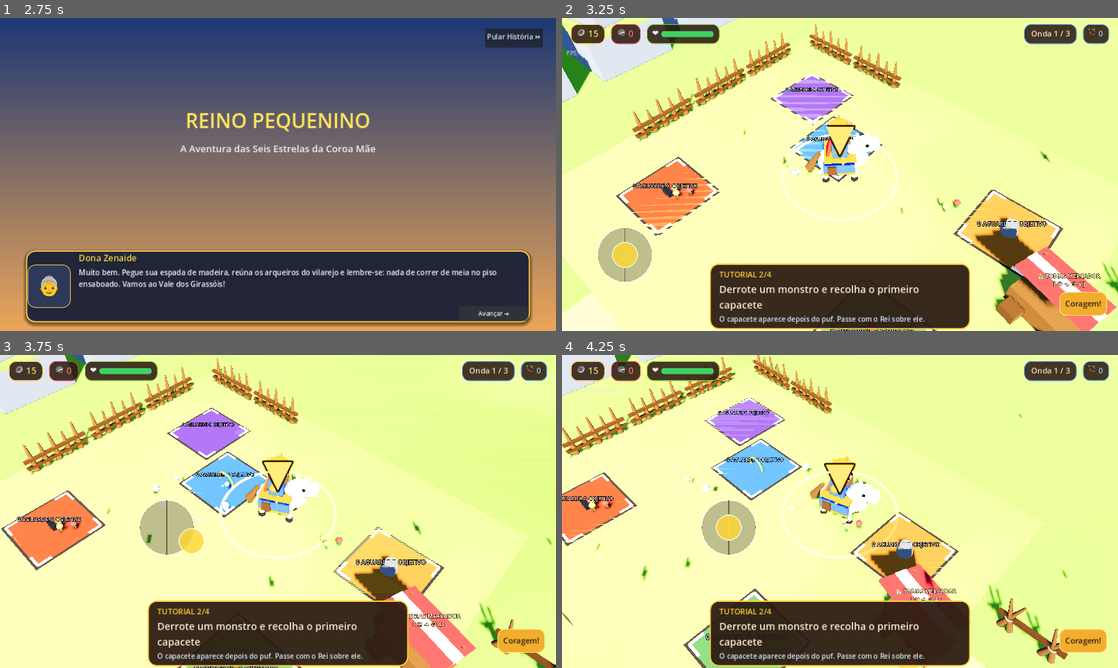
Above: before the commit, frames 1-4 (two rows, left to right).
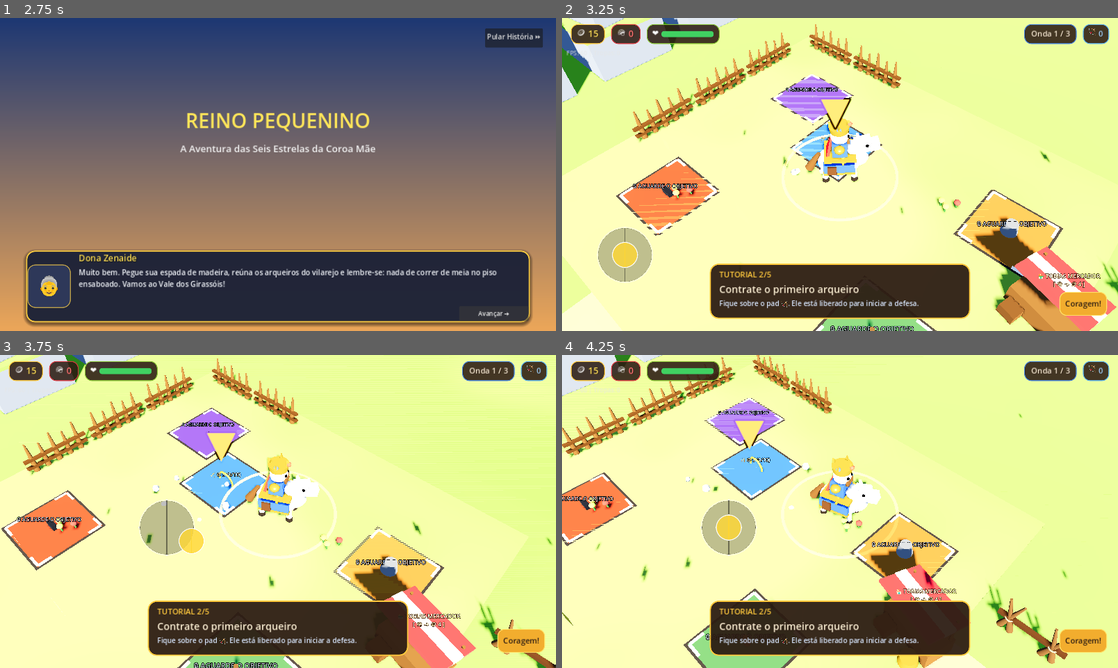
Above: after the commit, the same moments.

Repository: JonathasHenrique/reino-pequenino
Game: Godot game, scene res://scenes/ui/MainMenu.tscn
Two runs of this game, one before a commit and one after it. Both use one fixed random seed, a clock stepped at 60 frames per second and the inputs below.
Inputs (mouse positions are in pixels of both pictures, inside the frame that each line leads up to):
- Up to frame 1 (2.75 s): click "⚔️ Iniciar Jornada" at 0.5 s; click "Pular História ⏩" at 1.25 s; click "Avançar ➔" at 2 s
- Up to frame 2 (3.25 s): tap Enter at 2.75 s; move the mouse to (962, 158) at 2.77 s; hold Right (ui_right) from 2.78 s (still down); click (962, 158) at 2.92 s; tap Space at 3.02 s
- Up to frame 3 (3.75 s): release Right (ui_right) at 3.5 s; drag from (166, 527) to (250, 574) at 3.52 s
- Up to frame 4 (4.25 s): no input

Frame 1 is identical in both runs. In frame 2, 3.5% of the frame differs, in the area x 26-74%, y 25-100%; in frame 3, 3.6%; in frame 4, 3.6%, in the area x 26-74%, y 20-100%.
Error in both runs: Cannot call method 'set_input_as_handled' on a null value. (res://scripts/ui/DialogueBox.gd:53)

Commit message:
fix: liberar ataque inicial no tutorial da fase 1

Diff:
--- a/scripts/ui/StageTutorial.gd
+++ b/scripts/ui/StageTutorial.gd
@@ -48,13 +48,16 @@
 			if king.global_position.distance_to(start_position) >= 1.0:
 				_set_step(1)
 		1:
-			if GameState.stage_spoils > 0:
+			if GameState.active_troops.size() > 0:
 				_set_step(2)
 		2:
-			if GameState.stage_spoils == 0 and GameState.stage_coins > coins_before_sale:
+			if GameState.stage_spoils > 0:
 				_set_step(3)
 		3:
-			if GameState.active_troops.size() > 0:
+			if GameState.stage_spoils == 0 and GameState.stage_coins > coins_before_sale:
+				_set_step(4)
+		4:
+			if get_tree().get_nodes_in_group("palisades").size() > 0:
 				_finish_tutorial()
 
 func _build_ui() -> void:
@@ -128,25 +131,31 @@
 	step = next_step
 	match step:
 		0:
-			step_label.text = "TUTORIAL 1/4"
+			step_label.text = "TUTORIAL 1/5"
 			objective_label.text = "Mova o Rei pelo acampamento"
 			hint_label.text = "Arraste o joystick. Primeiro aprenda a conduzir Teodoro."
 		1:
+			_set_pad_locks(false, pads[0] if not pads.is_empty() else null)
+			step_label.text = "TUTORIAL 2/5"
+			objective_label.text = "Contrate o primeiro arqueiro"
+			hint_label.text = "Fique sobre o pad 🏹. Ele está liberado para iniciar a defesa."
+		2:
+			_set_pad_locks(true)
 			if wave_manager:
 				wave_manager.tutorial_hold = false
-			step_label.text = "TUTORIAL 2/4"
+			step_label.text = "TUTORIAL 3/5"
 			objective_label.text = "Derrote um monstro e recolha o primeiro capacete"
 			hint_label.text = "O capacete aparece depois do puf. Passe com o Rei sobre ele."
-		2:
+		3:
 			coins_before_sale = GameState.stage_coins
-			step_label.text = "TUTORIAL 3/4"
+			step_label.text = "TUTORIAL 4/5"
 			objective_label.text = "Leve os capacetes ao balcão do Tobias"
 			hint_label.text = "Entre no balcão dourado para trocar 🪖 por moedas."
-		3:
-			_set_pad_locks(false, pads[0] if not pads.is_empty() else null)
-			step_label.text = "TUTORIAL 4/4"
-			objective_label.text = "Invista no pad do arqueiro"
-			hint_label.text = "Fique sobre o pad 🏹 até completar a contratação."
+		4:
+			_set_pad_locks(false, pads[2] if pads.size() > 2 else null)
+			step_label.text = "TUTORIAL 5/5"
+			objective_label.text = "Invista no pad da paliçada"
+			hint_label.text = "Fique sobre o pad 🪵 para reforçar o acampamento."
 
 func _set_pad_locks(locked: bool, only_pad: Node = null) -> void:
 	for pad in pads:
@@ -159,11 +168,13 @@
 		return
 	var target: Node3D = king
 	match step:
+		3:
+			target = merchant
+		4:
+			target = pads[2] if pads.size() > 2 else king
+		1:
+			target = pads[0] if not pads.is_empty() else king
 		2:
-			target = merchant
-		3:
-			target = pads[0] if not pads.is_empty() else king
-		1:
 			var spoils := get_tree().get_nodes_in_group("spoils")
 			if not spoils.is_empty() and is_instance_valid(spoils[0]):
 				target = spoils[0]
